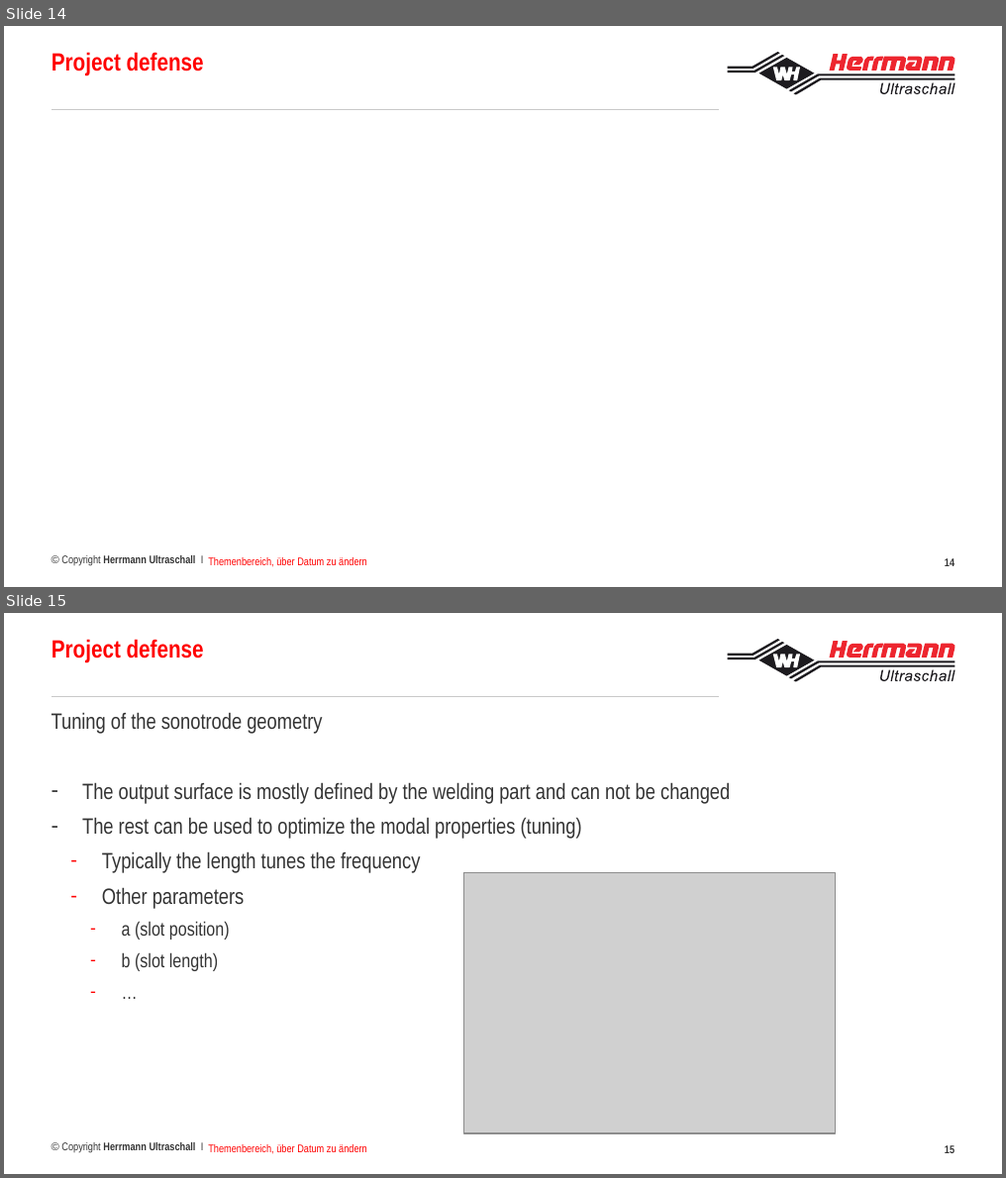
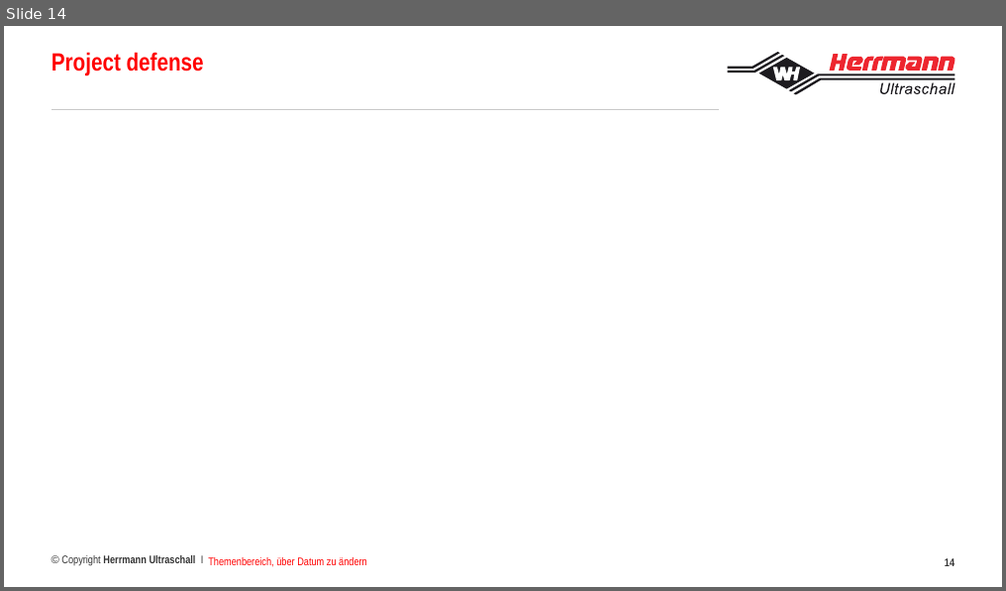
Before and after one commit to francoisbrouet/sep24_cds_int_us-welding, a slide deck: defense/Project defense Francois Brouet.pptx. Shown one above the other, each under a label of ours: slides 14 and 15 before the commit, slide 14 after it. The pictures are 1006x1178 and 1006x591 pixels, drawn with LibreOffice and Linux fonts; fonts in the diff are those of the drawing; grey boxes stand for pictures; background and template pictures are left out. Boxes give left, top, right and bottom in pixels: in the first picture for what was removed or moved away, otherwise in the second. Text is boxed around its words. In the diff, an @@ line names an element or a change of style, - is before the commit and + after.

```diff
--- a/defense/Project defense Francois Brouet.pptx
+++ b/defense/Project defense Francois Brouet.pptx
@@ slide 15 removed at [4, 613, 1002, 1174], background picture (left out); not listed: 27 template elements that a slide beside it also shows @@
@@ text removed at [52, 639, 204, 663] @@
-Project defense
@@ text removed at [52, 712, 730, 971] @@
-Tuning of the sonotrode geometry
-– The output surface is mostly defined by the welding part and can not be changed
-– The rest can be used to optimize the modal properties (tuning)
-  – Typically the length tunes the frequency
-  – Other parameters
-    – a (slot position)
-    – b (slot length)
-    – …
@@ picture removed at [464, 872, 836, 1134] @@
@@ text removed at [208, 1145, 367, 1155] @@
-Themenbereich, über Datum zu ändern
@@ page number removed at [944, 1146, 954, 1154] @@
-15
```
Also in this commit, not shown: 3 other slides removed.
